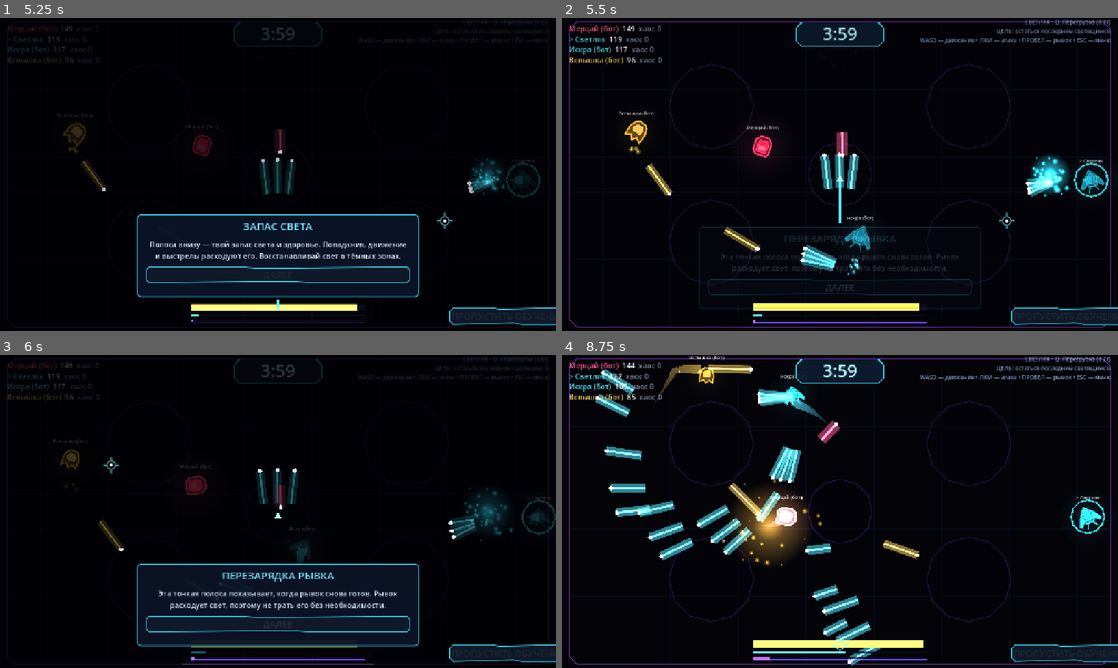
Above: before the commit, frames 1-4 (two rows, left to right).
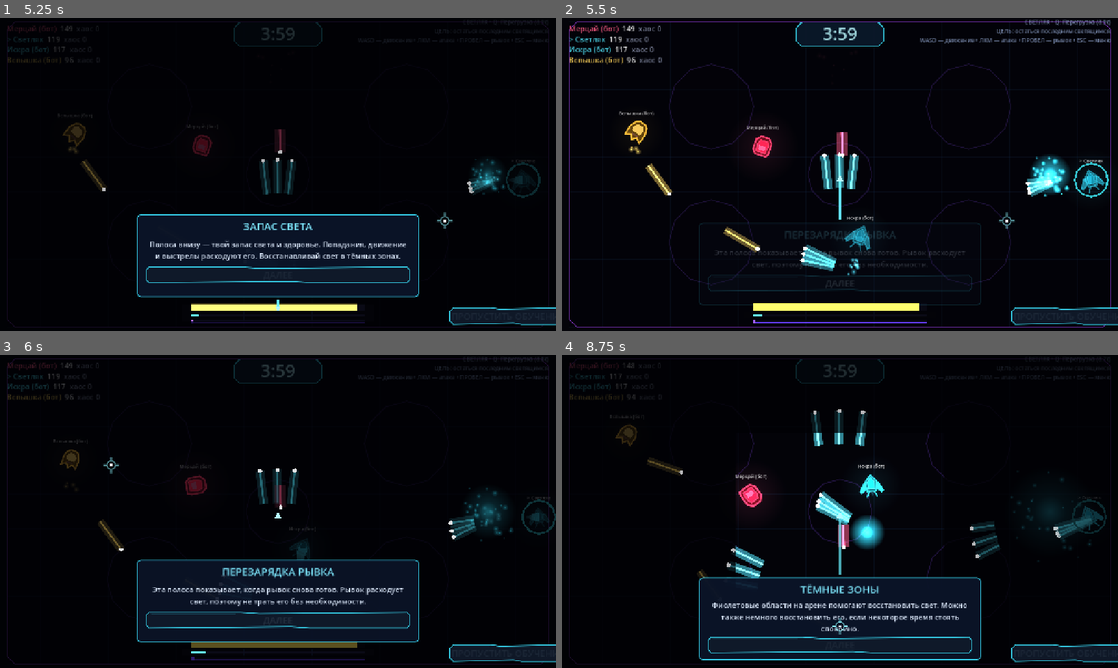
Above: after the commit, the same moments.

Repository: DvoreZZKy/svetobalamut
Game: Godot game, scene res://scenes/menu.tscn
The game is run twice, just before and just after one commit, with the same random seed, the same clock (stepped at 60 frames per second) and the same inputs.
Inputs (mouse positions are in pixels of both pictures, inside the frame that each line leads up to):
- Up to frame 1 (5.25 s): click "Играть одному (с ботами)" at 0.5 s; tap Enter (restart) at 1.25 s; move the mouse to (400, 158) at 1.27 s; hold D (right) 1.28-2 s; hold Space (dash) 1.28-2 s; tap Q (ability) at 1.35, 3.05, 3.6, 4.55 s; click (400, 158) at 1.42 s; click "ДАЛЕЕ" at 2 s; move the mouse to (166, 190) at 2.77 s; hold S (down) 2.78-3.53 s; tap Space (dash) at 2.85, 4.35 s; move the mouse to (333, 105) at 3.52 s; hold D (right) 3.53-4.28 s; hold Space (dash) 3.53-4.28 s; move the mouse to (250, 237) at 4.27 s; hold W (up) 4.28-5.03 s; click (250, 237) at 4.42 s; move the mouse to (444, 221) at 5.02 s; press the mouse at (444, 221) at 5.03 s; hold A (left) from 5.03 s (still down)
- Up to frame 2 (5.5 s): keep holding A (left); tap Space (dash) at 5.3 s
- Up to frame 3 (6 s): keep holding A (left); move the mouse to (111, 464) at 5.77 s; release the mouse at (111, 464) at 5.78 s; tap E (possess) at 5.85 s
- Up to frame 4 (8.75 s): tap Q (ability) at 6.05 s; release A (left) at 6.5 s; click "ДАЛЕЕ" at 6.5 s; move the mouse to (867, 511) at 7.27 s; hold S (down) 7.28-8 s; hold Space (dash) 7.28-8 s; tap Shift at 7.35 s; click (867, 511) at 7.42 s; click "ДАЛЕЕ" at 8 s

Frame 1 is identical in both runs. In frame 2, 1.8% of the frame differs, in the area x 24-76%, y 64-99%; in frame 3, 5.0%; in frame 4, 26%, in the area x 1-99%, y 0-100%.

Commit message:
Explain the new ability cooldown HUD bar

Diff:
--- a/scripts/arena_tutorial.gd
+++ b/scripts/arena_tutorial.gd
@@ -11,7 +11,8 @@
 	{"title":"ТАБЛИЦА ИГРОКОВ","body":"Слева находятся участники матча. Здесь видны их запас света или состояние Тени, а также очки хаоса. Стрелка отмечает тебя.","target":"score"},
 	{"title":"ПОДСКАЗКИ И СПОСОБНОСТЬ","body":"В правом верхнем углу показаны особенности твоего класса и описание особой способности. Она активируется клавишей Q.","target":"help"},
 	{"title":"ЗАПАС СВЕТА","body":"Полоса внизу — твой запас света и здоровье. Попадания, движение и выстрелы расходуют его. Восстанавливай свет в тёмных зонах.","target":"light"},
-	{"title":"ПЕРЕЗАРЯДКА РЫВКА","body":"Эта тонкая полоса показывает, когда рывок снова готов. Рывок расходует свет, поэтому не трать его без необходимости.","target":"dash"},
+	{"title":"ПЕРЕЗАРЯДКА РЫВКА","body":"Эта полоса показывает, когда рывок снова готов. Рывок расходует свет, поэтому не трать его без необходимости.","target":"dash"},
+	{"title":"ПЕРЕЗАРЯДКА СПОСОБНОСТИ","body":"Фиолетовая полоса показывает перезарядку особой способности твоего класса. Когда она заполнится, Q снова можно использовать.","target":"ability"},
 	{"title":"ТЁМНЫЕ ЗОНЫ","body":"Фиолетовые области на арене помогают восстановить свет. Можно также немного восстановить его, если некоторое время стоять спокойно.","target":"arena"}
 ]
 const CONTROL_STEPS := [
@@ -341,7 +342,8 @@
 		"score": return Rect2(Vector2(0, 0), Vector2(355, 355))
 		"help": return Rect2(Vector2(vp.x - 525, 0), Vector2(525, 145))
 		"light": return Rect2(Vector2(vp.x * 0.5 - 220, vp.y - 62), Vector2(440, 40))
-		"dash": return Rect2(Vector2(vp.x * 0.5 - 220, vp.y - 34), Vector2(440, 30))
+		"dash": return Rect2(Vector2(vp.x * 0.5 - 220, vp.y - 43), Vector2(440, 15))
+		"ability": return Rect2(Vector2(vp.x * 0.5 - 220, vp.y - 29), Vector2(440, 15))
 		"arena": return Rect2(vp * 0.5 - Vector2(240, 180), Vector2(480, 360))
 	return Rect2(vp * 0.5 - Vector2(80, 50), Vector2(160, 100))
 
